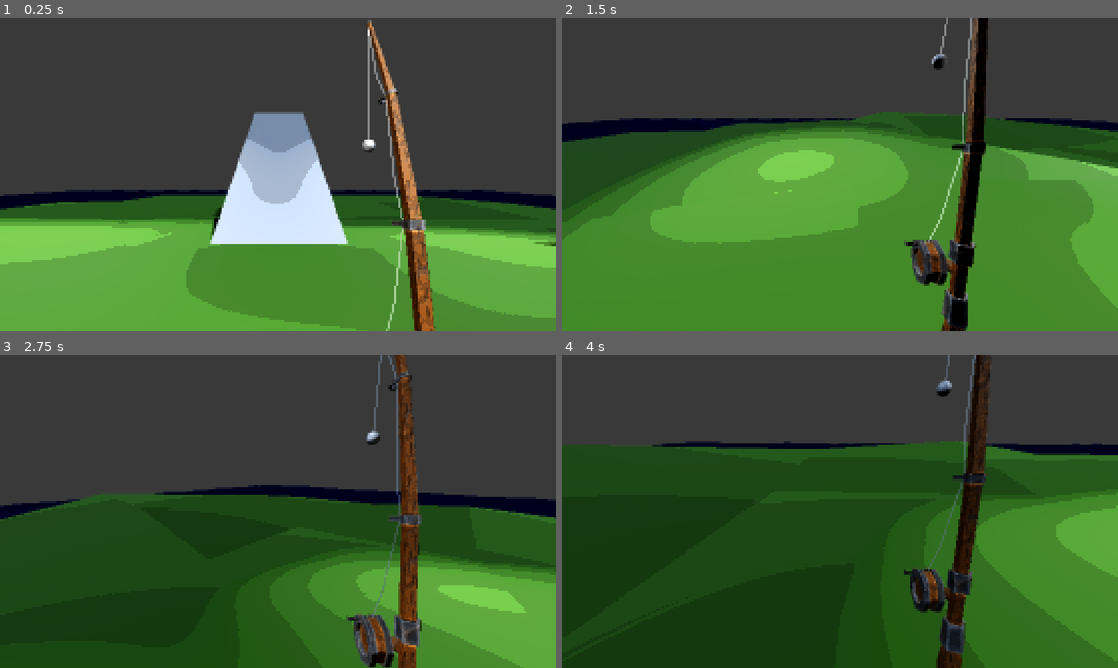
Above: before the commit, frames 1-4 (two rows, left to right).
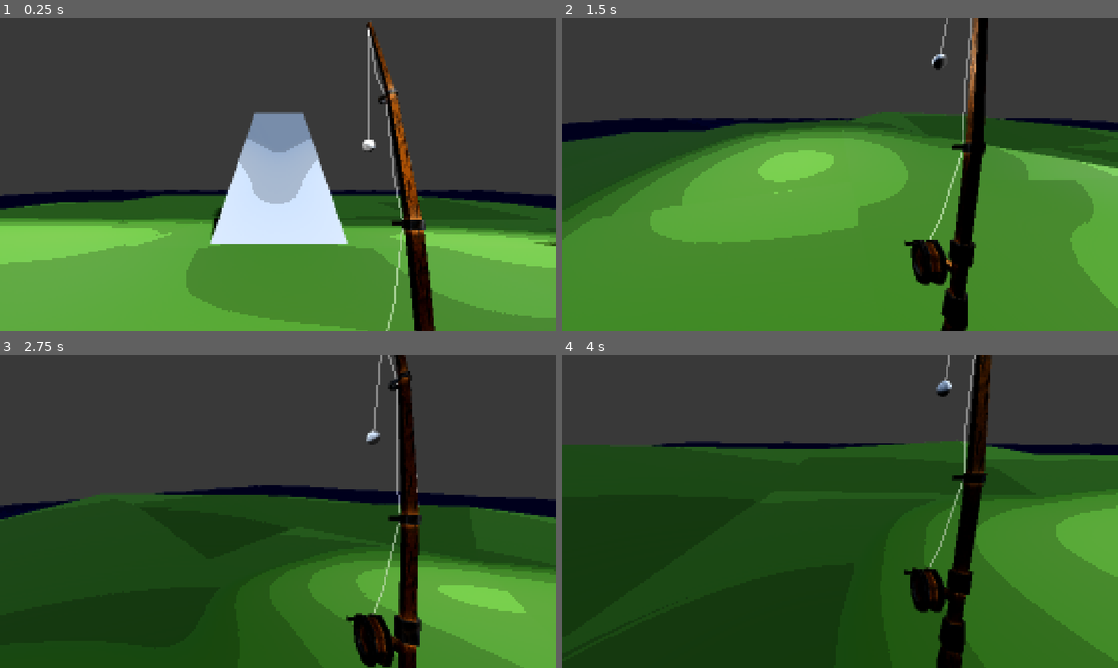
Above: after the commit, the same moments.

Repository: bobiscoolleonardo-collab/Collab
Game: Godot game, scene res://Scenes/game.tscn
The game is run twice, just before and just after one commit, with the same random seed, the same clock (stepped at 60 frames per second) and the same inputs.
Inputs (mouse positions are in pixels of both pictures, inside the frame that each line leads up to):
- Up to frame 1 (0.25 s): no input
- Up to frame 2 (1.5 s): move the mouse to (962, 158) at 0.52 s; hold D (right) 0.53-1.28 s; click (962, 158) at 0.6 s; move the mouse to (812, 174) at 1.27 s; hold W (up) from 1.28 s (still down); click (812, 174) at 1.35 s
- Up to frame 3 (2.75 s): keep holding W (up); move the mouse to (289, 505) at 2.02 s; hold Space (space) from 2.03 s (still down); click (289, 505) at 2.3 s
- Up to frame 4 (4 s): keep holding W (up); move the mouse to (834, 517) at 2.77 s; release Space (space) at 2.78 s; tap Shift (sprint) at 2.85 s; click (834, 517) at 3.05 s; move the mouse to (878, 514) at 3.52 s; click (878, 514) at 3.6 s

The runs differ from the first frame. In frame 1, 2.9% of the frame differs, in the area x 65-79%, y 0-100%; in frame 2, 1.9%; in frame 3, 4.5%, in the area x 62-76%, y 0-100%; in frame 4, 3.0%.

Commit message:
Updated things and Wallclip shader

Diff:
--- a/Models/Fishing Rods/Wooden/stylized_fishing_rod.tres
+++ b/Models/Fishing Rods/Wooden/stylized_fishing_rod.tres
@@ -1,22 +1,26 @@
 [gd_resource type="ArrayMesh" format=4 uid="uid://c5pc6els45d5f"]
 
+[ext_resource type="Shader" uid="uid://ccff7e8w8vkqi" path="res://Shaders/WallClipping.gdshader" id="1_e7d8x"]
 [ext_resource type="Texture2D" uid="uid://dn664o0yds14w" path="res://Models/Fishing Rods/Wooden/stylized_fishing_rod__sea_land_0.png" id="1_ooa7i"]
 [ext_resource type="Texture2D" uid="uid://dqugu823uculd" path="res://Models/Fishing Rods/Wooden/stylized_fishing_rod__sea_land_1.png" id="2_jfled"]
 [ext_resource type="Texture2D" uid="uid://bufugcaki1sj4" path="res://Models/Fishing Rods/Wooden/stylized_fishing_rod__sea_land_2.png" id="3_q7fea"]
 
-[sub_resource type="StandardMaterial3D" id="StandardMaterial3D_t6sy3"]
-resource_name = "Material.001"
-cull_mode = 2
-albedo_texture = ExtResource("1_ooa7i")
-metallic = 1.0
-metallic_texture = ExtResource("2_jfled")
-metallic_texture_channel = 2
-roughness_texture = ExtResource("2_jfled")
-roughness_texture_channel = 1
-normal_enabled = true
-normal_texture = ExtResource("3_q7fea")
-ao_enabled = true
-ao_texture = ExtResource("2_jfled")
+[sub_resource type="ShaderMaterial" id="ShaderMaterial_df02l"]
+render_priority = 0
+shader = ExtResource("1_e7d8x")
+shader_parameter/viewmodel_fov = 75.0
+shader_parameter/albedo = Color(1, 1, 1, 1)
+shader_parameter/texture_albedo = ExtResource("1_ooa7i")
+shader_parameter/specular = 0.5
+shader_parameter/metallic = 1.0
+shader_parameter/roughness = 1.0
+shader_parameter/texture_metallic = ExtResource("2_jfled")
+shader_parameter/metallic_texture_channel = Vector4(1, 0, 0, 0)
+shader_parameter/texture_roughness = ExtResource("3_q7fea")
+shader_parameter/roughness_texture_channel = Vector4(1, 0, 0, 0)
+shader_parameter/normal_scale = 0.5
+shader_parameter/uv1_scale = Vector3(1, 1, 1)
+shader_parameter/uv1_offset = Vector3(0, 0, 0)
 
 [sub_resource type="ArrayMesh" id="ArrayMesh_wdn7g"]
 _surfaces = [{
@@ -42,7 +46,7 @@
 "index_count": 1872,
 "index_data": PackedByteArray("AAABAAIAAAADAAEABAAFAAYABAAHAAUACAAJAAoACAALAAkADAANAA4ADAAPAA0AEAARABIAEAATABEAFAAVABYA …(4907 unchanged characters)…
 "lods": [2.0651124, PackedByteArray("AAABAAIAAAADAAEABAAFAAYABAAHAAUACAAJAAoACAALAAkADAANAA4ADAAPAA0AEAARABIAEAATABEAFA …(1650 unchanged characters)…
-"material": SubResource("StandardMaterial3D_t6sy3"),
+"material": SubResource("ShaderMaterial_df02l"),
 "name": "Material.001",
 "primitive": 3,
 "uv_scale": Vector4(0, 0, 0, 0),
--- a/Scenes/fishing_rod.tscn
+++ b/Scenes/fishing_rod.tscn
@@ -2,11 +2,27 @@
 
 [ext_resource type="ArrayMesh" uid="uid://c5pc6els45d5f" path="res://Models/Fishing Rods/Wooden/stylized_fishing_rod.tres" id="1_m7wbm"]
 [ext_resource type="Script" uid="uid://rtuog3bbvxn" path="res://Scripts/Bobber.gd" id="1_t02qk"]
+[ext_resource type="Shader" uid="uid://ccff7e8w8vkqi" path="res://Shaders/WallClipping.gdshader" id="3_m7wbm"]
 
 [sub_resource type="ConcavePolygonShape3D" id="ConcavePolygonShape3D_q27nk"]
 data = PackedVector3Array(-0.0001, 1, 0, 0.951, 0.309, 1.6028999, -0.0001, 1, 1.6028999, -0.0001, 1, 0, 0.951, 0.309, 0 …(54189 unchanged characters)…
 
+[sub_resource type="ShaderMaterial" id="ShaderMaterial_88tmn"]
+render_priority = 0
+shader = ExtResource("3_m7wbm")
+shader_parameter/viewmodel_fov = 75.0
+shader_parameter/albedo = Color(1, 1, 1, 1)
+shader_parameter/specular = 0.5
+shader_parameter/metallic = 1.0
+shader_parameter/roughness = 1.0
+shader_parameter/metallic_texture_channel = Vector4(1, 0, 0, 0)
+shader_parameter/roughness_texture_channel = Vector4(1, 0, 0, 0)
+shader_parameter/normal_scale = 0.5
+shader_parameter/uv1_scale = Vector3(1, 1, 1)
+shader_parameter/uv1_offset = Vector3(0, 0, 0)
+
 [sub_resource type="SphereMesh" id="SphereMesh_m7wbm"]
+material = SubResource("ShaderMaterial_88tmn")
 radius = 0.03
 height = 0.06
 
--- a/Scenes/game.tscn
+++ b/Scenes/game.tscn
@@ -71,9 +71,6 @@
 shader_parameter/normalmap_b_strength = 0.25
 shader_parameter/movement_direction = Vector2(0.4, 0.3)
 shader_parameter/movement_strength = 0.12
-shader_parameter/wave_crest_color = Color(0.0694406, 0.09751917, 0.29804215, 1)
-shader_parameter/wave_crest_sharpness = 0.10000000149012
-shader_parameter/wave_crest_threshold = 0.06999999843536
 shader_parameter/uv_scale = 25.0
 shader_parameter/depth_distance = 10.000000149012
 shader_parameter/beers_law = 12.0
@@ -271,6 +268,7 @@
 [node name="StaticBody3D3" type="StaticBody3D" parent="." unique_id=1454172729]
 transform = Transform3D(1, 0, 0, 0, 1, 0, 0, 0, 1, 7.05188, 2.4300342, -3.877676)
 script = ExtResource("7_1l0tm")
+interact_label = "Press me Cutie"
 
 [node name="MeshInstance3D" type="MeshInstance3D" parent="StaticBody3D3" unique_id=1545164637]
 mesh = SubResource("BoxMesh_v158k")
--- a/Scenes/player.tscn
+++ b/Scenes/player.tscn
@@ -66,7 +66,7 @@
 mouse_filter = 2
 script = ExtResource("3_ukyrk")
 interact_icon = NodePath("InteractIcon")
-interact_label = NodePath("InteractIcon/RichTextLabel")
+interact_label = NodePath("")
 
 [node name="PostProcessing" type="ColorRect" parent="UserInterface" unique_id=800061311]
 material = SubResource("ShaderMaterial_cvnsp")
@@ -102,32 +102,14 @@
 anchor_top = 0.5
 anchor_right = 0.5
 anchor_bottom = 0.5
-offset_left = -16.0
-offset_top = -20.0
-offset_right = 112.0
-offset_bottom = 108.0
+offset_left = -40.0
+offset_top = -38.0
+offset_right = 88.0
+offset_bottom = 90.0
 grow_horizontal = 2
 grow_vertical = 2
-scale = Vector2(0.3, 0.3)
+scale = Vector2(0.6, 0.6)
 texture = ExtResource("6_pu2lt")
-
-[node name="RichTextLabel" type="RichTextLabel" parent="UserInterface/InteractIcon" unique_id=1999816110]
-layout_mode = 1
-anchors_preset = 8
-anchor_left = 0.5
-anchor_top = 0.5
-anchor_right = 0.5
-anchor_bottom = 0.5
-offset_left = -384.00006
-offset_top = 95.999954
-offset_right = 415.99982
-offset_bottom = 282.66656
-grow_horizontal = 2
-grow_vertical = 2
-theme_override_font_sizes/normal_font_size = 128
-text = "PlaceHolder"
-horizontal_alignment = 1
-vertical_alignment = 1
 
 [node name="StateMachine" type="Node" parent="." unique_id=1114089350 node_paths=PackedStringArray("current_state")]
 script = ExtResource("4_x3wgy")
--- a/Scripts/Bobber.gd
+++ b/Scripts/Bobber.gd
@@ -32,15 +32,17 @@
 func _ready():
 	last_yaw = camera.global_rotation.y
 
-	var mat := StandardMaterial3D.new()
-	mat.shading_mode = BaseMaterial3D.SHADING_MODE_PER_VERTEX
-	mat.albedo_color = Color(0.8, 0.8, 0.8)
+	var shader := preload("res://Shaders/Line_Shader.gdshader")
+	var mat := ShaderMaterial.new()
+	mat.shader = shader
+	line.material_override = mat
 
 	line.top_level = true
 	line.global_transform = Transform3D.IDENTITY
 	line.mesh = line_mesh
 	line.material_override = mat
 	line.cast_shadow = GeometryInstance3D.SHADOW_CASTING_SETTING_OFF
+
 	add_child(line)
 
 
--- a/Scripts/Interactable.gd
+++ b/Scripts/Interactable.gd
@@ -3,7 +3,7 @@
 class_name Interactable
 extends Node
 
-@export var interact_label : String = "Interact"
+@export var interact_label : String
 
 # Override this in child classes
 func interact() -> void:
--- a/Scripts/UserInterface.gd
+++ b/Scripts/UserInterface.gd
@@ -7,7 +7,5 @@
 	global.ui = self
 	set_interact_visible(false)
 
-func set_interact_visible(set_visible : bool, label : String = "") -> void:
+func set_interact_visible(set_visible : bool) -> void:
 	interact_icon.visible = set_visible
-	interact_label.visible = set_visible
-	interact_label.text = label
--- a/Scripts/player.gd
+++ b/Scripts/player.gd
@@ -133,7 +133,7 @@
 		if interactable:
 			if interactable != current_interactable:
 				current_interactable = interactable
-				global.ui.set_interact_visible(true, interactable.interact_label)
+				global.ui.set_interact_visible(true)
 			return
 
 	if current_interactable:
--- /dev/null
+++ b/Shaders/Line_Shader.gdshader
@@ -0,0 +1,12 @@
+shader_type spatial;
+render_mode unshaded, cull_disabled;
+
+uniform float depth_push : hint_range(0.0, 5.0) = 2.5;
+uniform vec4 color : source_color = vec4(1.0, 1.0, 1.0, 1.0);
+
+void fragment() {
+	// Push line toward camera like your wall shader
+	DEPTH = FRAGCOORD.z * depth_push;
+
+	ALBEDO = color.rgb;
+}
--- /dev/null
+++ b/Shaders/WallClipping.gdshader
@@ -0,0 +1,44 @@
+shader_type spatial;
+render_mode blend_mix,depth_draw_opaque,cull_back,diffuse_burley,specular_schlick_ggx;
+
+uniform float viewmodel_fov = 75.0f;
+
+uniform vec4 albedo : source_color = vec4(1.0f);
+uniform sampler2D texture_albedo : source_color;
+uniform float specular = 0.5f;
+uniform float metallic = 1.0f;
+uniform float roughness : hint_range(0,1) = 1.0f;
+uniform sampler2D texture_metallic : hint_default_white;
+uniform vec4 metallic_texture_channel = vec4(1.0, 0.0, 0.0, 0.0);
+uniform sampler2D texture_roughness : hint_default_white;
+uniform vec4 roughness_texture_channel = vec4(1.0, 0.0, 0.0, 0.0);
+uniform sampler2D texture_normal : hint_normal;
+uniform float normal_scale : hint_range(-16,16) = 0.5f;
+uniform vec3 uv1_scale = vec3(1.0f);
+uniform vec3 uv1_offset = vec3(0.0f);
+
+void vertex() {
+	UV = UV * uv1_scale.xy + uv1_offset.xy;
+
+	float onetanfov = 1.0f / tan(0.5f * (viewmodel_fov * PI / 180.0f));
+	float aspect = VIEWPORT_SIZE.x / VIEWPORT_SIZE.y;
+
+	PROJECTION_MATRIX[1][1] = -onetanfov;
+	PROJECTION_MATRIX[0][0] = onetanfov / aspect;
+}
+
+void fragment() {
+	DEPTH = FRAGCOORD.z * 2.99;
+	vec2 base_uv = UV;
+	vec4 albedo_tex = texture(texture_albedo,base_uv);
+	albedo_tex *= COLOR;
+	ALBEDO = albedo.rgb * albedo_tex.rgb;
+	float metallic_tex = dot(texture(texture_metallic,base_uv),metallic_texture_channel);
+	METALLIC = metallic_tex * metallic;
+	float roughness_tex = dot(texture(texture_roughness,base_uv),roughness_texture_channel);
+	ROUGHNESS = roughness_tex * roughness;
+	SPECULAR = specular;
+	NORMAL_MAP = texture(texture_normal,base_uv).rgb;
+
+	NORMAL_MAP_DEPTH = normal_scale;
+}
--- a/project.godot
+++ b/project.godot
@@ -21,6 +21,7 @@
 
 [display]
 
+window/size/mode=3
 window/stretch/mode="canvas_items"
 window/vsync/vsync_mode=0
 
Binary file changed: Images/Hand.png
Not shown, added: Shaders/Line_Shader.gdshader.uid
Not shown, added: Shaders/WallClipping.gdshader.uid
